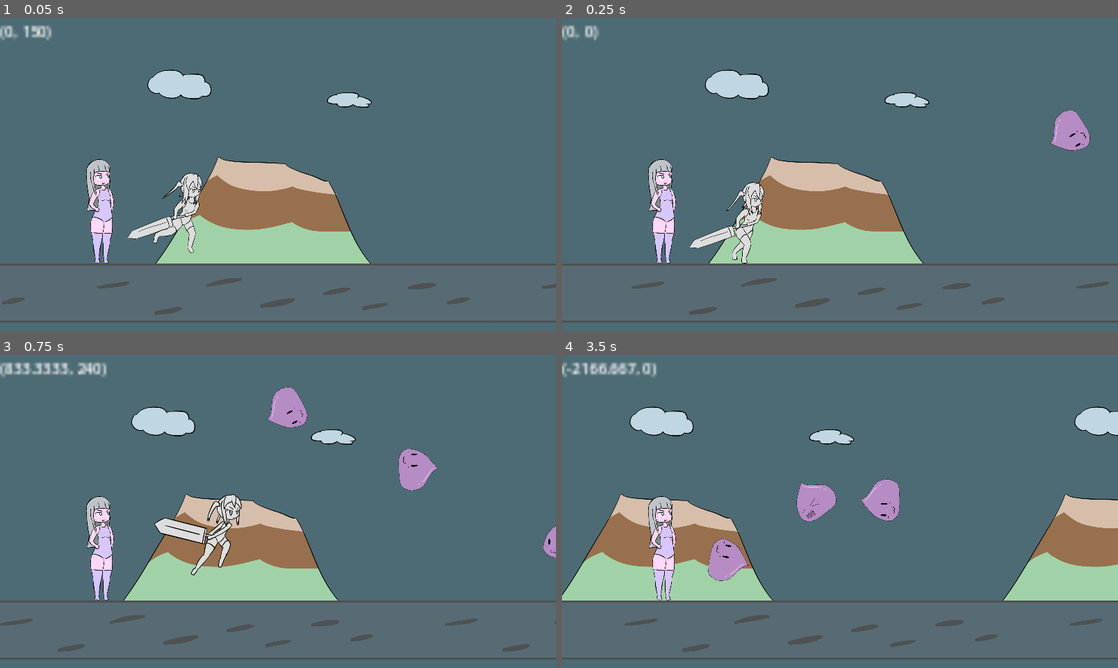
Above: before the commit, frames 1-4 (two rows, left to right).
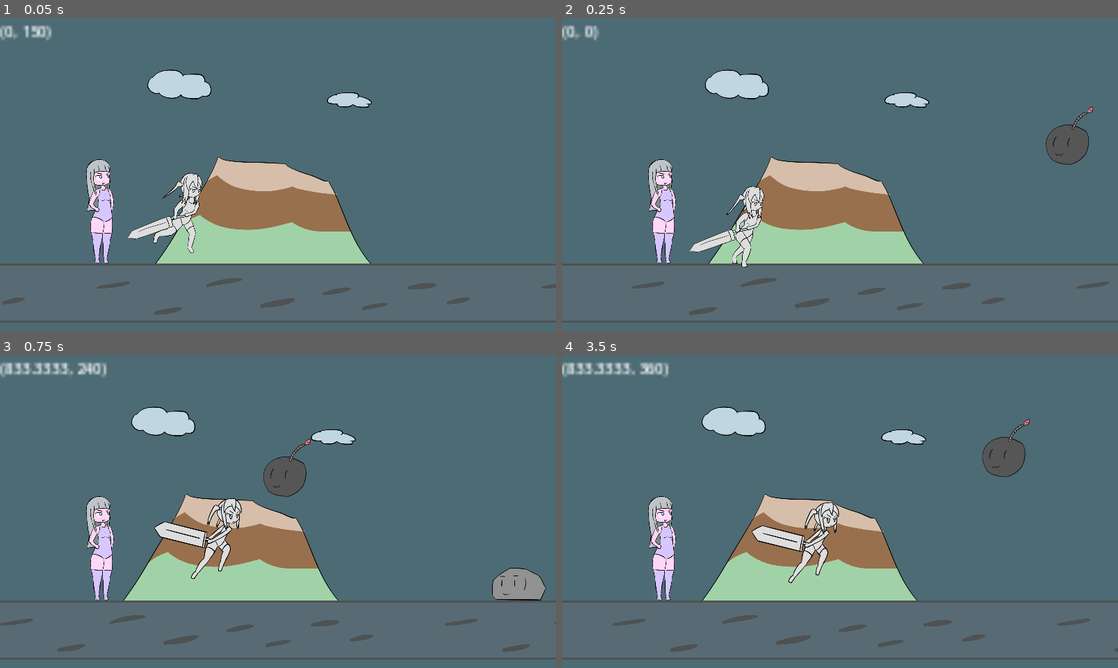
Above: after the commit, the same moments.

Repository: BeatMil/Animurun
Game: Godot game, scene res://Scenes/Forest.tscn
The game is run twice, just before and just after one commit, with the same random seed, the same clock (stepped at 60 frames per second) and the same inputs.
Inputs:
- Up to frame 1 (0.05 s): no input
- Up to frame 2 (0.25 s): no input
- Up to frame 3 (0.75 s): hold D (move_right) from 0.53 s (still down); tap Space (jump) at 0.6 s
- Up to frame 4 (3.5 s): tap Space (jump) at 0.77, 1.07, 1.52, 1.55, 1.82, 2.3, 3.02, 3.05, 3.32 s; tap J (attack) at 1.35 s; release D (move_right) at 2.03 s; hold A (move_left) 2.03-2.78 s; hold K (block) 2.03-2.78 s; hold D (move_right) from 2.78 s (still down); tap L (dodge) at 2.85 s

Frame 1 is identical in both runs. In frame 2, 1.9% of the frame differs, in the area x 22-96%, y 28-80%; in frame 3, 4.3%; in frame 4, 26%, in the area x 0-100%, y 2-95%.

Commit message:
Add explosion_hitbox to bomby when hits ground

Diff:
--- /dev/null
+++ b/Nodes/Hitboxes/explosion_hitbox.tscn
@@ -0,0 +1,22 @@
+[gd_scene load_steps=3 format=3 uid="uid://bixi2741lfnmo"]
+
+[ext_resource type="Script" path="res://scripts/ExplosionHitbox.gd" id="1_b8gr4"]
+
+[sub_resource type="RectangleShape2D" id="RectangleShape2D_3pcvt"]
+size = Vector2(625, 625)
+
+[node name="Hitbox" type="Area2D"]
+collision_layer = 0
+collision_mask = 2
+script = ExtResource("1_b8gr4")
+
+[node name="CollisionShape2D" type="CollisionShape2D" parent="."]
+shape = SubResource("RectangleShape2D_3pcvt")
+
+[node name="Timer" type="Timer" parent="."]
+wait_time = 0.4
+one_shot = true
+autostart = true
+
+[connection signal="body_entered" from="." to="." method="_on_body_entered"]
+[connection signal="timeout" from="Timer" to="." method="_on_timer_timeout"]
--- a/Scenes/Forest.tscn
+++ b/Scenes/Forest.tscn
@@ -42,7 +42,7 @@
 size = Vector2(4108, 287)
 
 [sub_resource type="RectangleShape2D" id="RectangleShape2D_xqcb5"]
-size = Vector2(143, 357)
+size = Vector2(143, 305)
 
 [sub_resource type="Animation" id="Animation_450t4"]
 length = 0.001
@@ -1236,7 +1236,7 @@
 position = Vector2(1920, 1051)
 texture = ExtResource("4_f12gi")
 
-[node name="GroundBody" type="StaticBody2D" parent="."]
+[node name="GroundBody" type="StaticBody2D" parent="." groups=["ground"]]
 position = Vector2(1472, 1066)
 physics_material_override = SubResource("PhysicsMaterial_vax0k")
 
@@ -1257,7 +1257,7 @@
 offset = Vector2(0, 12)
 
 [node name="CollisionShape2D" type="CollisionShape2D" parent="Chiichan"]
-position = Vector2(30.5, 11.5)
+position = Vector2(28, 21)
 shape = SubResource("RectangleShape2D_xqcb5")
 
 [node name="AnimationPlayer" type="AnimationPlayer" parent="Chiichan"]
@@ -1347,6 +1347,9 @@
 [node name="EnemySpawnPos" type="Marker2D" parent="Markers"]
 position = Vector2(2400, 837)
 
+[node name="EnemySpawnPos2" type="Marker2D" parent="Markers"]
+position = Vector2(2400, 767)
+
 [node name="ChiichanDefaultPos" type="Marker2D" parent="Markers"]
 position = Vector2(523, 749)
 
--- a/scripts/Bomby.gd
+++ b/scripts/Bomby.gd
@@ -5,10 +5,12 @@
 var speed: Vector2 = Vector2(-1000, 0)
 var is_moving = true
 var	is_speed_bomby = true
+var	is_throw_bomb = false
 
 
 # Preloads
 var PARTICLE01 = preload("res://Nodes/Particles/particle01.tscn")
+var EXPLOSION_HITBOX = preload("res://Nodes/Hitboxes/explosion_hitbox.tscn")
 
 
 # Signals
@@ -26,6 +28,10 @@
 
 		# chiichan got pushed away
 		body.push(Vector2(-9000, -1900))
+
+	if body.is_in_group("ground") and is_throw_bomb:
+		spawn_hitbox()
+		jump_off_screen()
 
 
 func activate_speed():
@@ -51,11 +57,18 @@
 func spawn_particle() -> void:
 	var particle = PARTICLE01.instantiate()
 	particle.position = position
-	$"..".add_child(particle)
+	$"..".call_deferred("add_child", particle)
+
+
+func spawn_hitbox() -> void:
+	var explosion = EXPLOSION_HITBOX.instantiate()
+	explosion.position = position
+	$"..".call_deferred("add_child", explosion)
 
 
 func throw_bomb() -> void:
 	is_moving = false
+	is_throw_bomb = true
 	$ShapePlayer.play("circle_shape")
 	apply_impulse(Vector2(-2000, -2000))
 
--- /dev/null
+++ b/scripts/ExplosionHitbox.gd
@@ -0,0 +1,9 @@
+extends Area2D
+
+
+func _on_body_entered(body):
+	body.push(Vector2(-9000, -1900))
+
+
+func _on_timer_timeout():
+	queue_free()
--- a/scripts/Forest.gd
+++ b/scripts/Forest.gd
@@ -8,7 +8,7 @@
 
 
 # Configs
-var enemy_spawn_order: Array = [spawn_triple02]
+var enemy_spawn_order: Array = [spawn_triple01]
 var order_index: int = 0
 
 
@@ -73,7 +73,7 @@
 
 func spawn_triple01() -> void:
 	var bomby = BOMBY.instantiate()
-	bomby.position = $"Markers/EnemySpawnPos".position
+	bomby.position = $"Markers/EnemySpawnPos2".position
 
 	var rocky = ROCKY.instantiate()
 	rocky.position = $"Markers/EnemySpawnPos".position
